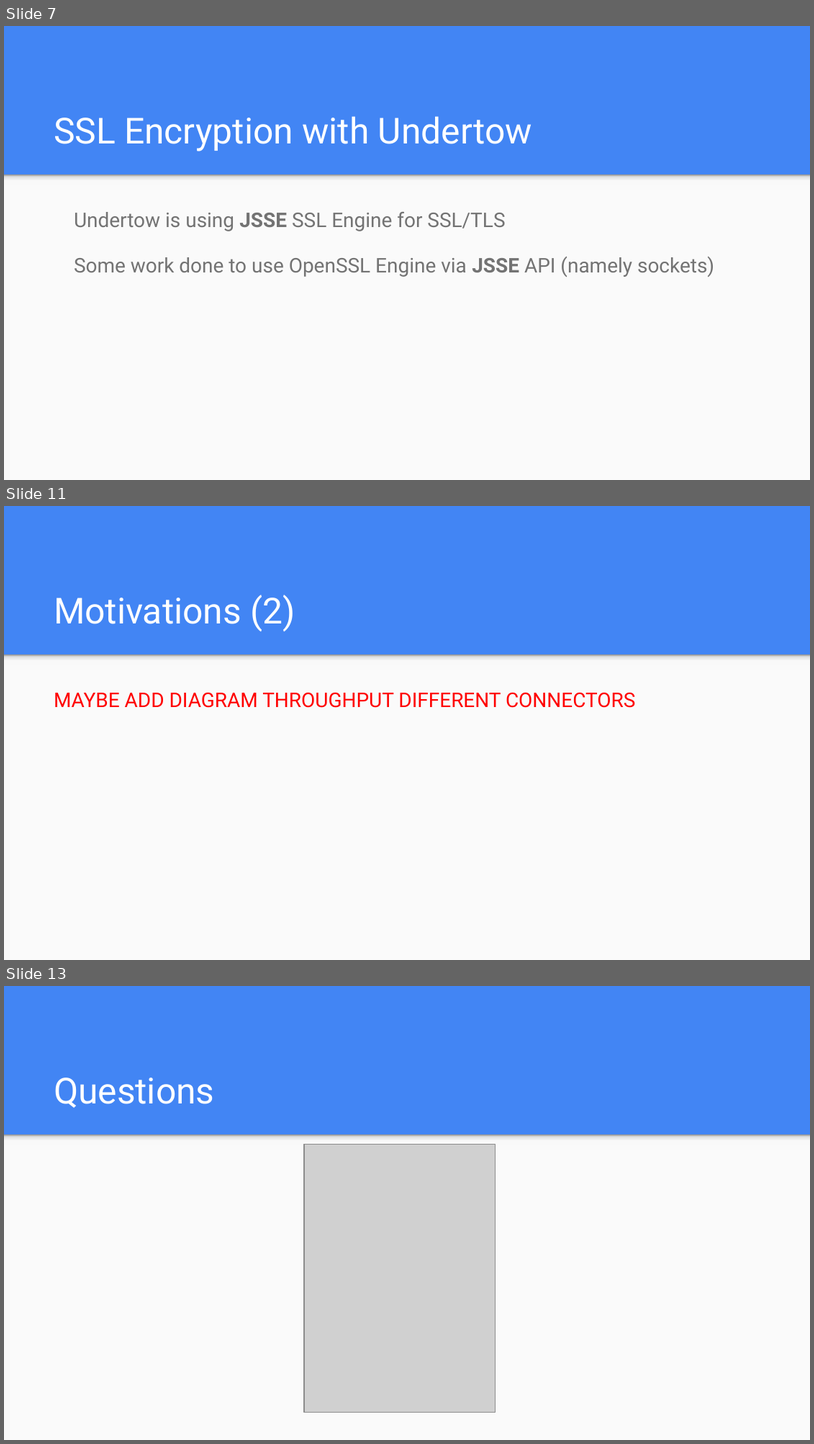
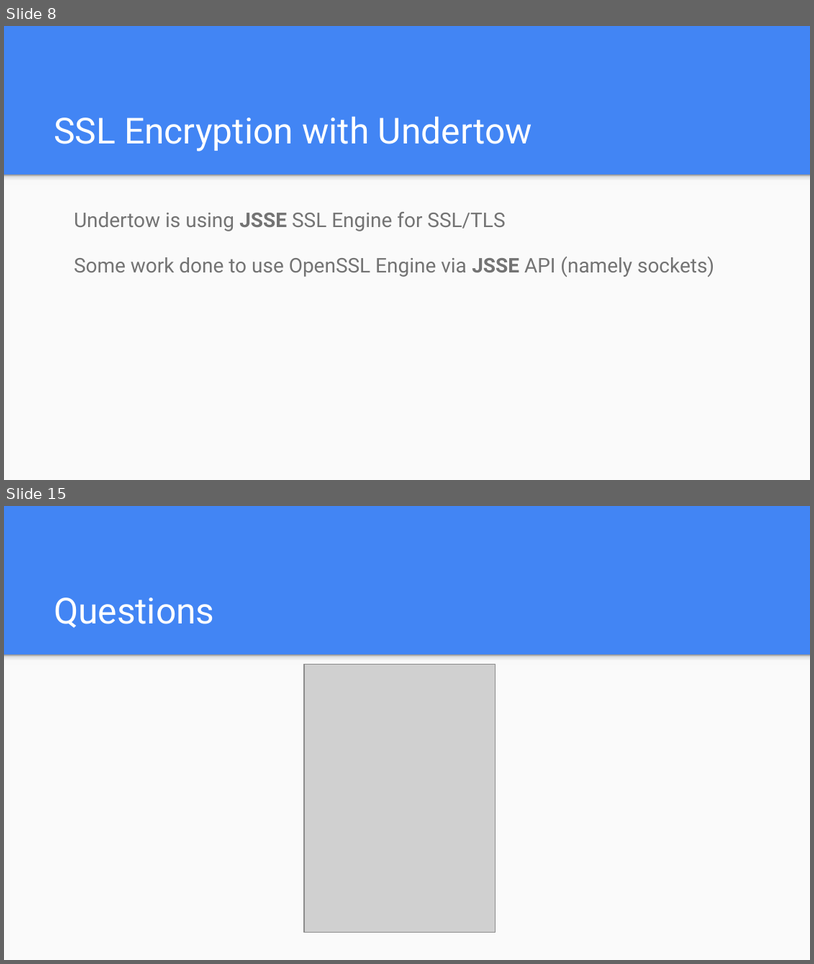
Before and after one commit to jocelynthode/tomcat-native2-doc, a slide deck: initial_presentation.pptx. Shown one above the other, each under a label of ours: slides 7, 11 and 13 before the commit, slides 8 and 15 after it; the slides between them are not shown. The pictures are 814x1444 and 814x964 pixels, drawn with LibreOffice and Linux fonts; fonts in the diff are those of the drawing; grey boxes stand for pictures. Boxes give left, top, right and bottom in pixels: in the first picture for what was removed or moved away, otherwise in the second. Text is boxed around its words. In the diff, an @@ line names an element or a change of style, - is before the commit and + after.

```diff
--- a/initial_presentation.pptx
+++ b/initial_presentation.pptx
@@ slide 11 removed at [4, 506, 810, 960], background #4285F4; not listed: 2 template elements that a slide beside it also shows @@
@@ title removed at [54, 595, 295, 631] @@
-Motivations (2)
@@ text removed at [54, 692, 635, 708] @@
-MAYBE ADD DIAGRAM THROUGHPUT DIFFERENT CONNECTORS
@@ what was slide 7 is now slide 8 @@
@@ what was slide 13 is now slide 15 @@
```
Also in this commit, not shown: 3 slides changed, 5 slides added, 2 other slides removed, 1 other file.
